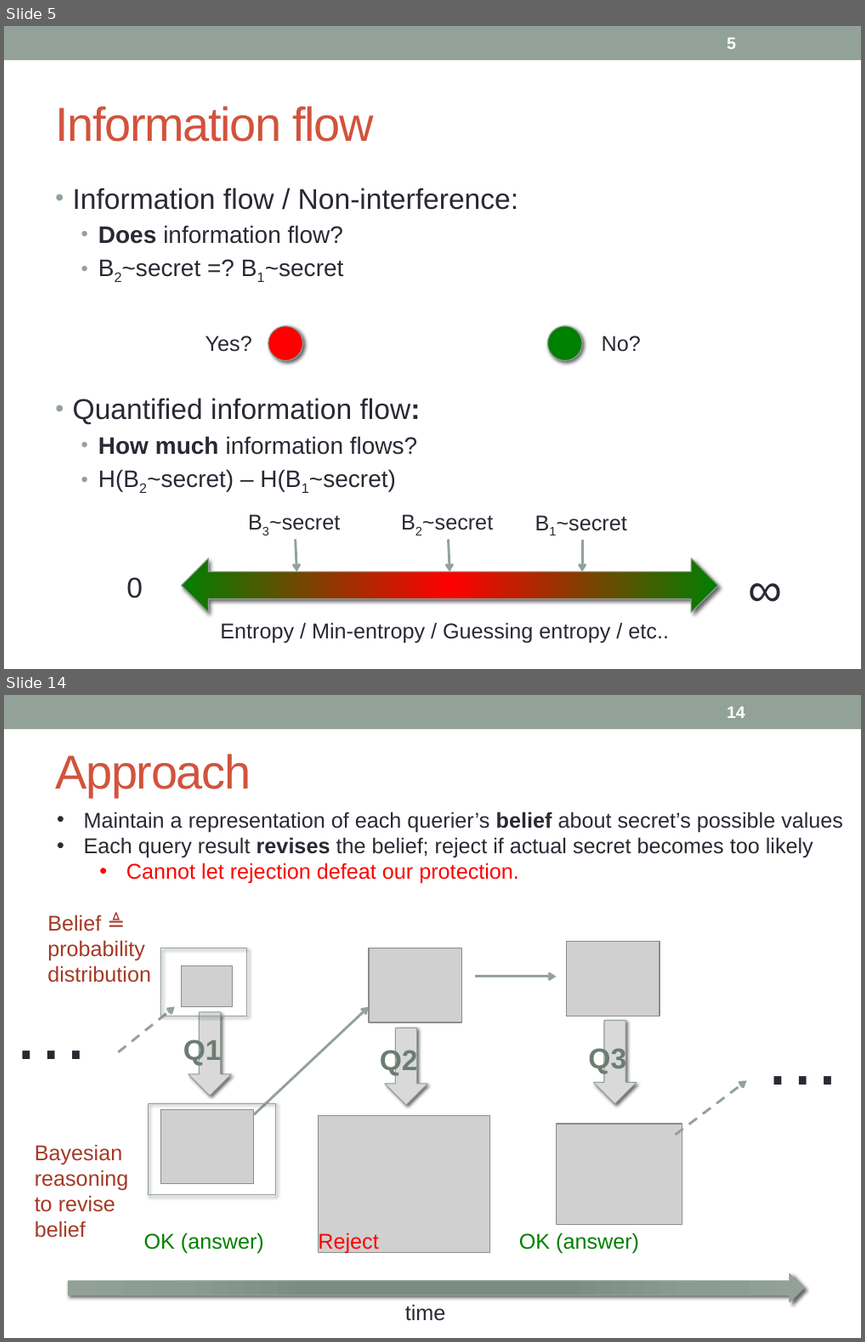
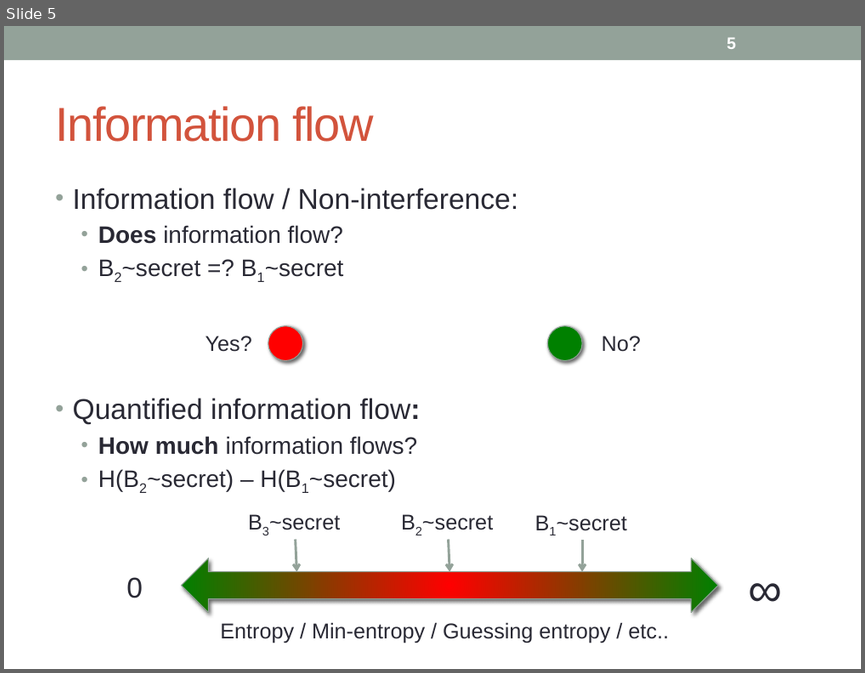
Before and after one commit to piotrm0/ppw12, a slide deck: pres/ppw12-pres.pptx. Shown one above the other, each under a label of ours: slides 5 and 14 before the commit, slide 5 after it; the slides between them are not shown. The pictures are 865x1342 and 865x673 pixels, drawn with LibreOffice and Linux fonts; fonts in the diff are those of the drawing; grey boxes stand for pictures. Boxes give left, top, right and bottom in pixels: in the first picture for what was removed or moved away, otherwise in the second. Text is boxed around its words. In the diff, an @@ line names an element or a change of style, - is before the commit and + after.

```diff
--- a/pres/ppw12-pres.pptx
+++ b/pres/ppw12-pres.pptx
@@ slide 14 removed at (4, 695, 861, 1338), background #FFFFFF; not listed: 1 template element that a slide beside it also shows @@
@@ page number removed at (726, 706, 745, 718) @@
-14
@@ title removed at (55, 754, 250, 797) @@
-Approach
@@ text removed at (84, 811, 843, 884) @@
-• Maintain a representation of each querier’s belief about secret’s possible values
-• Each query result revises the belief; reject if actual secret becomes too likely
-  • Cannot let rejection defeat our protection.
@@ text removed at (47, 914, 151, 982) @@
-Belief ≜
-probability
-distribution
@@ rectangle removed at (160, 947, 246, 1015) @@
@@ picture removed at (369, 947, 461, 1021) @@
@@ picture removed at (567, 941, 659, 1015) @@
@@ picture removed at (182, 966, 232, 1006) @@
@@ text removed at (4, 976, 101, 1080) @@
-…
@@ arrow removed from (475, 976) to (556, 976) @@
@@ arrow removed from (118, 1052) to (175, 1007) @@
@@ down arrow removed at (188, 1012, 231, 1095) @@
@@ arrow removed from (254, 1114) to (369, 1007) @@
@@ down arrow removed at (594, 1021, 636, 1104) @@
@@ text removed at (755, 1002, 852, 1106) @@
-…
@@ text removed at (183, 1038, 222, 1066) @@
-Q1
@@ text removed at (380, 1047, 418, 1076) @@
-Q2
@@ down arrow removed at (385, 1027, 427, 1105) @@
@@ text removed at (588, 1045, 626, 1074) @@
-Q3
@@ arrow removed from (675, 1134) to (747, 1081) @@
@@ rectangle removed at (148, 1104, 276, 1195) @@
@@ picture removed at (160, 1109, 253, 1183) @@
@@ picture removed at (318, 1115, 490, 1252) @@
@@ picture removed at (556, 1123, 681, 1225) @@
@@ text removed at (35, 1144, 129, 1237) @@
-Bayesian reasoning
-to revise
-belief
@@ text removed at (144, 1232, 264, 1253) @@
-OK (answer)
@@ text removed at (318, 1231, 378, 1253) @@
-Reject
@@ text removed at (519, 1232, 639, 1253) @@
-OK (answer)
@@ right arrow removed at (69, 1273, 803, 1302) @@
@@ text removed at (405, 1304, 446, 1321) @@
-time
```
Also in this commit, not shown: 1 slide changed, 8 slides added, 82 other slides removed.
